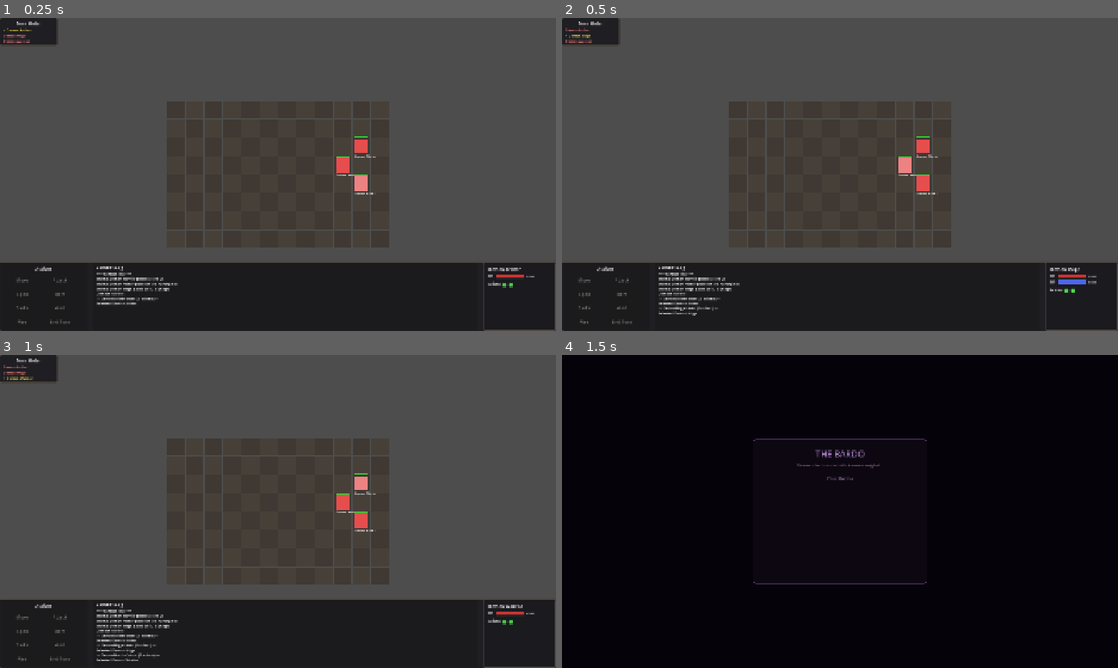
Above: before the commit, frames 1-4 (two rows, left to right).
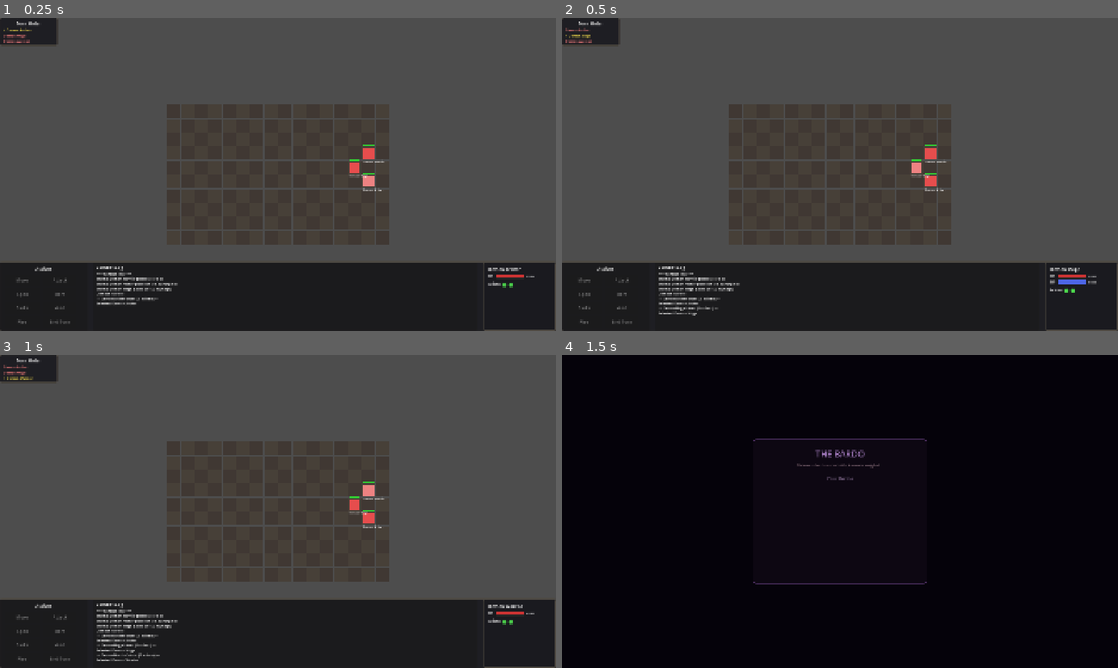
Above: after the commit, the same moments.

Repository: olstach/six_worlds
Game: Godot game, scene res://scenes/combat/combat_arena.tscn
The game is run twice, just before and just after one commit, with the same random seed, the same clock (stepped at 60 frames per second) and the same inputs. This scene is started directly instead of the project's main scene.
Inputs (mouse positions are in pixels of both pictures, inside the frame that each line leads up to):
- Up to frame 1 (0.25 s): no input
- Up to frame 2 (0.5 s): no input
- Up to frame 3 (1 s): tap Enter at 0.5 s; move the mouse to (400, 495) at 0.52 s; hold Right from 0.53 s (still down); tap C at 0.6 s; click (400, 495) at 0.67 s
- Up to frame 4 (1.5 s): release Right at 1.25 s; click "Enter the Bardo" at 1.25 s

The runs differ from the first frame. In frame 1, 1.7% of the frame differs, in the area x 27-70%, y 26-88%; in frame 2, 1.7%; in frame 3, 1.7%; in frame 4, nothing differs.

Commit message:
Add floating action names, bigger grid (16x10), diamond ground effects
- Floating gold spell/item names above casters when casting or using items
- Combat grid expanded from 12x8@64px to 16x10@48px for 8v8 battles
- Deploy zones widened to 4 columns per side, unit size reduced to 38px
- Terrain effects now render as pulsing rotated diamonds instead of flat overlays
- AoE spells and bombs create ground effects matching their damage type
- Terrain damage/heal events logged in combat log

Co-Authored-By: Claude Opus 4.6 <noreply@anthropic.com>

Diff:
--- a/scenes/combat/combat_arena.tscn
+++ b/scenes/combat/combat_arena.tscn
@@ -29,11 +29,11 @@
 
 [node name="CombatGrid" type="Node2D" parent="GridContainer"]
 script = ExtResource("2_grid")
-grid_size = Vector2i(12, 8)
-tile_size = 64
+grid_size = Vector2i(16, 10)
+tile_size = 48
 
 [node name="Camera2D" type="Camera2D" parent="GridContainer"]
-position = Vector2(384, 256)
+position = Vector2(384, 240)
 
 [node name="UILayer" type="CanvasLayer" parent="."]
 layer = 10
--- a/scripts/autoload/combat_manager.gd
+++ b/scripts/autoload/combat_manager.gd
@@ -78,6 +78,18 @@
 }
 const MAX_RANDOM_DROPS: int = 5
 
+# Damage type → terrain effect mapping (only elements that leave ground effects)
+const DAMAGE_TYPE_TO_TERRAIN_EFFECT: Dictionary = {
+	"fire": 1,        # TerrainEffect.FIRE
+	"ice": 2,         # TerrainEffect.ICE
+	"cold": 2,        # TerrainEffect.ICE
+	"poison": 3,      # TerrainEffect.POISON
+	"acid": 4,        # TerrainEffect.ACID
+	"white": 5,       # TerrainEffect.BLESSED
+	"holy": 5,        # TerrainEffect.BLESSED
+	"black": 6,       # TerrainEffect.CURSED
+}
+
 # Deployment state
 var _deployment_phase: bool = false
 var _pending_deployment_units: Array[Node] = []
@@ -647,15 +659,15 @@
 
 	# Visual representation (simple colored rect for now)
 	var visual = ColorRect.new()
-	visual.size = Vector2(48, 48)
-	visual.position = Vector2(-24, -24)
+	visual.size = Vector2(38, 38)
+	visual.position = Vector2(-19, -19)
 	visual.color = Color.BLUE if team == Team.PLAYER else Color.RED
 	unit.add_child(visual)
 
 	# Add name label
 	var label = Label.new()
 	label.text = char_data.get("name", "?")
-	label.position = Vector2(-24, 28)
+	label.position = Vector2(-19, 22)
 	label.add_theme_font_size_override("font_size", 10)
 	unit.add_child(label)
 
@@ -1290,6 +1302,13 @@
 		var effect_result = _apply_spell_effects(caster, target, spell, spellpower_bonus)
 		results.append(effect_result)
 
+	# Create ground effects for AoE spells that deal elemental damage
+	if targeting == "aoe_circle":
+		var spell_damage_type = spell.get("damage_type", "")
+		if spell_damage_type != "":
+			var aoe_radius = spell.get("aoe_radius", 1)
+			_create_ground_effects_from_damage(target_pos, aoe_radius, spell_damage_type, 2)
+
 	# Use action
 	use_action(1)
 
@@ -1690,6 +1709,22 @@
 		CombatGrid.TerrainEffect.ICE:
 			# Ice doesn't deal damage but could apply slowed effect
 			pass
+
+
+## Create ground effects on tiles from AoE damage (fire leaves fire, ice leaves ice, etc.)
+func _create_ground_effects_from_damage(center: Vector2i, radius: int, damage_type: String, duration: int = 2) -> void:
+	if combat_grid == null:
+		return
+
+	var effect_type = DAMAGE_TYPE_TO_TERRAIN_EFFECT.get(damage_type, -1)
+	if effect_type < 0:
+		return  # No ground effect for this damage type (physical, air, space, etc.)
+
+	var tiles_in_area = combat_grid.get_tiles_in_radius(center, radius)
+	for pos in tiles_in_area:
+		var tile = combat_grid.tiles.get(pos)
+		if tile != null and tile.walkable:
+			combat_grid.add_terrain_effect(pos, effect_type, duration)
 
 
 ## Check if unit is currently incapacitated by status effects
@@ -2057,6 +2092,9 @@
 
 		results.append(unit_result)
 
+	# Create ground effects from bomb damage type
+	_create_ground_effects_from_damage(target_pos, aoe_radius, damage_type, 2)
+
 	return {
 		"success": true,
 		"is_bomb": true,
--- a/scripts/combat/combat_arena.gd
+++ b/scripts/combat/combat_arena.gd
@@ -191,6 +191,10 @@
 	CombatManager.status_effect_triggered.connect(_on_status_effect_triggered)
 	CombatManager.status_effect_expired.connect(_on_status_effect_expired)
 
+	# Connect terrain effect signals
+	CombatManager.terrain_damage.connect(_on_terrain_damage)
+	CombatManager.terrain_heal.connect(_on_terrain_heal)
+
 	# Hide spell panel initially
 	spell_panel.hide()
 
@@ -224,7 +228,7 @@
 
 	# Create player units from party
 	var party = CharacterSystem.get_party()
-	var player_start_positions = [Vector2i(1, 2), Vector2i(1, 4), Vector2i(2, 3)]
+	var player_start_positions = [Vector2i(1, 3), Vector2i(1, 5), Vector2i(2, 4)]
 
 	for i in range(mini(party.size(), player_start_positions.size())):
 		var char_data = party[i]
@@ -235,7 +239,7 @@
 		_log_message("Player: %s placed at %s" % [unit.unit_name, player_start_positions[i]])
 
 	# Create test enemies (mix of melee, ranged, and mage)
-	var enemy_start_positions = [Vector2i(10, 2), Vector2i(10, 4), Vector2i(9, 3)]
+	var enemy_start_positions = [Vector2i(14, 3), Vector2i(14, 5), Vector2i(13, 4)]
 
 	for i in range(3):
 		var enemy_def: Dictionary
@@ -286,7 +290,7 @@
 	# Create player units from party
 	var player_units: Array = []
 	var party = CharacterSystem.get_party()
-	var player_start_positions = [Vector2i(1, 2), Vector2i(1, 4), Vector2i(2, 3), Vector2i(0, 3), Vector2i(2, 1), Vector2i(2, 5)]
+	var player_start_positions = [Vector2i(1, 3), Vector2i(1, 5), Vector2i(2, 4), Vector2i(0, 4), Vector2i(2, 2), Vector2i(2, 6), Vector2i(3, 3), Vector2i(3, 5)]
 
 	for i in range(mini(party.size(), player_start_positions.size())):
 		var char_data = party[i]
@@ -298,8 +302,8 @@
 
 	# Place enemies based on their roles (frontline closer, ranged/caster in back)
 	var enemy_units: Array = []
-	var frontline_positions = [Vector2i(9, 2), Vector2i(9, 4), Vector2i(9, 3)]
-	var backline_positions = [Vector2i(11, 2), Vector2i(11, 4), Vector2i(11, 3)]
+	var frontline_positions = [Vector2i(12, 3), Vector2i(12, 5), Vector2i(12, 4), Vector2i(12, 2), Vector2i(12, 6)]
+	var backline_positions = [Vector2i(14, 3), Vector2i(14, 5), Vector2i(14, 4), Vector2i(15, 3), Vector2i(15, 5)]
 	var front_idx = 0
 	var back_idx = 0
 
@@ -325,7 +329,7 @@
 			back_idx += 1
 		else:
 			# Overflow: place in an available spot
-			pos = Vector2i(10, enemy_units.size())
+			pos = Vector2i(13, enemy_units.size())
 
 		combat_grid.place_unit(unit, pos)
 		enemy_units.append(unit)
@@ -342,8 +346,8 @@
 func _generate_combat_terrain(context: Dictionary) -> Dictionary:
 	var dominant = int(context.get("dominant", 0))
 	var counts = context.get("counts", {})
-	var grid_w = combat_grid.grid_size.x  # 12
-	var grid_h = combat_grid.grid_size.y  # 8
+	var grid_w = combat_grid.grid_size.x  # 16
+	var grid_h = combat_grid.grid_size.y  # 10
 
 	var tile_overrides: Dictionary = {}  # "x,y" -> TileType
 	var effects: Array[Dictionary] = []
@@ -365,12 +369,12 @@
 				difficult_budget += count
 			3:  # HILLS -> height variation
 				for i in range(mini(count, 4)):
-					var hx = randi_range(3, grid_w - 4)
+					var hx = randi_range(4, grid_w - 5)
 					var hy = randi_range(1, grid_h - 2)
 					heights.append({"pos": Vector2i(hx, hy), "height": 1})
 			9:  # LAVA -> fire pits
 				for i in range(mini(count / 2, 3)):
-					var lx = randi_range(3, grid_w - 4)
+					var lx = randi_range(4, grid_w - 5)
 					var ly = randi_range(1, grid_h - 2)
 					tile_overrides["%d,%d" % [lx, ly]] = CombatGrid.TileType.PIT
 					effects.append({"pos": Vector2i(lx, ly),
@@ -382,21 +386,21 @@
 	# Place wall obstacles (from mountains/ruins)
 	var walls_to_place = clampi(obstacle_budget / 4, 0, 6)
 	for i in range(walls_to_place):
-		var wx = randi_range(3, grid_w - 4)
+		var wx = randi_range(4, grid_w - 5)
 		var wy = randi_range(1, grid_h - 2)
 		tile_overrides["%d,%d" % [wx, wy]] = CombatGrid.TileType.WALL
 
 	# Place water tiles
 	var water_to_place = clampi(water_budget / 3, 0, 4)
 	for i in range(water_to_place):
-		var wx = randi_range(3, grid_w - 4)
+		var wx = randi_range(4, grid_w - 5)
 		var wy = randi_range(1, grid_h - 2)
 		tile_overrides["%d,%d" % [wx, wy]] = CombatGrid.TileType.WATER
 
 	# Place difficult terrain (from forest/swamp)
 	var diff_to_place = clampi(difficult_budget / 3, 0, 6)
 	for i in range(diff_to_place):
-		var dx = randi_range(2, grid_w - 3)
+		var dx = randi_range(4, grid_w - 5)
 		var dy = randi_range(0, grid_h - 1)
 		tile_overrides["%d,%d" % [dx, dy]] = CombatGrid.TileType.DIFFICULT
 
@@ -404,25 +408,25 @@
 	match dominant:
 		8, 11:  # SNOW, ICE
 			for i in range(randi_range(2, 5)):
-				var ix = randi_range(2, grid_w - 3)
+				var ix = randi_range(4, grid_w - 5)
 				var iy = randi_range(0, grid_h - 1)
 				var key = "%d,%d" % [ix, iy]
 				if not key in tile_overrides:
 					effects.append({"pos": Vector2i(ix, iy),
 						"effect": CombatGrid.TerrainEffect.ICE, "value": 0})
 
-	# Safety: never block deployment zones (columns 0-2 for player, last 3 for enemy)
+	# Safety: never block deployment zones (columns 0-3 for player, last 4 for enemy)
 	for key in tile_overrides.keys():
 		var parts = key.split(",")
 		var kx = int(parts[0])
-		if kx < 3 or kx >= grid_w - 3:
+		if kx < 4 or kx >= grid_w - 4:
 			tile_overrides.erase(key)
 
 	# Also clear effects from deployment zones
 	var safe_effects: Array[Dictionary] = []
 	for eff in effects:
 		var ex = eff.get("pos", Vector2i(-1, -1)).x
-		if ex >= 3 and ex < grid_w - 3:
+		if ex >= 4 and ex < grid_w - 4:
 			safe_effects.append(eff)
 	effects = safe_effects
 
@@ -1037,6 +1041,10 @@
 	var item_name = item.get("name", "Unknown Item")
 	var item_type = item.get("type", "")
 
+	# Show floating item name above user
+	if user.has_method("show_action_name"):
+		user.show_action_name(item_name)
+
 	if item_type == "potion":
 		_log_message("%s uses %s!" % [user.unit_name, item_name])
 		for effect in result.get("effects_applied", []):
@@ -1653,6 +1661,10 @@
 func _on_spell_cast(caster: Node, spell: Dictionary, targets: Array, results: Array) -> void:
 	var spell_name = spell.get("name", "Unknown Spell")
 
+	# Show floating spell name above caster
+	if caster.has_method("show_action_name"):
+		caster.show_action_name(spell_name)
+
 	if targets.is_empty():
 		_log_message("%s casts %s!" % [caster.unit_name, spell_name])
 	else:
@@ -1716,6 +1728,14 @@
 		unit._update_visuals()
 
 
+func _on_terrain_damage(unit: Node, damage: int, effect_name: String) -> void:
+	_log_message("  %s takes %d damage from %s!" % [unit.unit_name, damage, effect_name])
+
+
+func _on_terrain_heal(unit: Node, amount: int, effect_name: String) -> void:
+	_log_message("  %s heals %d from %s!" % [unit.unit_name, amount, effect_name])
+
+
 # ============================================
 # COMBAT REWARDS
 # ============================================
--- a/scripts/combat/combat_grid.gd
+++ b/scripts/combat/combat_grid.gd
@@ -14,8 +14,8 @@
 signal terrain_effect_expired(grid_pos: Vector2i, effect: int)
 
 # Grid configuration
-@export var grid_size: Vector2i = Vector2i(12, 8)
-@export var tile_size: int = 64  # Pixels per tile
+@export var grid_size: Vector2i = Vector2i(16, 10)
+@export var tile_size: int = 48  # Pixels per tile
 
 # Tile data: Dictionary of Vector2i -> GridTile
 var tiles: Dictionary = {}
@@ -55,8 +55,8 @@
 const COLOR_DEPLOY_ENEMY = Color(0.6, 0.3, 0.3, 0.3)  # Red tint for enemy zone
 
 # Deployment zone configuration
-const PLAYER_DEPLOY_COLUMNS: int = 3  # Columns 0-2 for player deployment
-const ENEMY_DEPLOY_COLUMNS: int = 3   # Last 3 columns for enemy deployment
+const PLAYER_DEPLOY_COLUMNS: int = 4  # Columns 0-3 for player deployment
+const ENEMY_DEPLOY_COLUMNS: int = 4   # Last 4 columns for enemy deployment
 
 # Tile types (base terrain)
 enum TileType { FLOOR, WALL, PIT, WATER, DIFFICULT }
@@ -143,7 +143,7 @@
 ## Supports: "size" (Vector2i), "tiles" (dict of "x,y" -> TileType),
 ##           "effects" (array of {pos, effect, value}), "heights" (array of {pos, height})
 func setup_from_map(map_data: Dictionary) -> void:
-	grid_size = map_data.get("size", Vector2i(12, 8))
+	grid_size = map_data.get("size", Vector2i(16, 10))
 	_initialize_grid()
 
 	# Apply tile overrides from map data
@@ -782,30 +782,54 @@
 		effect_layer.add_child(effect_visual)
 
 
-## Create visual for a terrain effect
+## Create visual for a terrain effect — rotated diamond with pulsing alpha
 func _create_effect_visual(grid_pos: Vector2i, effect: int) -> Control:
-	var visual = ColorRect.new()
-	visual.size = Vector2(tile_size - 2, tile_size - 2)
-	visual.position = grid_to_world(grid_pos) + Vector2(1, 1)
-	visual.mouse_filter = Control.MOUSE_FILTER_IGNORE
-
+	# Container centered on the tile (holds the rotated diamond)
+	var container = Control.new()
+	container.size = Vector2(tile_size, tile_size)
+	container.position = grid_to_world(grid_pos)
+	container.mouse_filter = Control.MOUSE_FILTER_IGNORE
+
+	# Diamond shape: a ColorRect rotated 45 degrees, ~45% of tile size
+	var diamond_size = tile_size * 0.45
+	var diamond = ColorRect.new()
+	diamond.size = Vector2(diamond_size, diamond_size)
+	# Center the diamond in the tile, accounting for rotation pivot
+	diamond.position = Vector2(tile_size / 2.0, tile_size / 2.0)
+	diamond.pivot_offset = Vector2(diamond_size / 2.0, diamond_size / 2.0)
+	diamond.position -= diamond.pivot_offset
+	diamond.rotation_degrees = 45
+	diamond.mouse_filter = Control.MOUSE_FILTER_IGNORE
+
+	var color: Color
 	match effect:
 		TerrainEffect.FIRE:
-			visual.color = COLOR_EFFECT_FIRE
+			color = COLOR_EFFECT_FIRE
 		TerrainEffect.ICE:
-			visual.color = COLOR_EFFECT_ICE
+			color = COLOR_EFFECT_ICE
 		TerrainEffect.POISON:
-			visual.color = COLOR_EFFECT_POISON
+			color = COLOR_EFFECT_POISON
 		TerrainEffect.ACID:
-			visual.color = COLOR_EFFECT_ACID
+			color = COLOR_EFFECT_ACID
 		TerrainEffect.BLESSED:
-			visual.color = COLOR_EFFECT_BLESSED
+			color = COLOR_EFFECT_BLESSED
 		TerrainEffect.CURSED:
-			visual.color = COLOR_EFFECT_CURSED
+			color = COLOR_EFFECT_CURSED
 		_:
-			visual.color = Color(0, 0, 0, 0)
-
-	return visual
+			color = Color(0, 0, 0, 0)
+
+	diamond.color = color
+	container.add_child(diamond)
+
+	# Pulsing alpha animation (looping between 0.3 and full alpha)
+	var tween = container.create_tween()
+	tween.set_loops()
+	var base_alpha = color.a
+	var low_alpha = base_alpha * 0.4
+	tween.tween_property(diamond, "modulate:a", low_alpha, 0.8).set_ease(Tween.EASE_IN_OUT).set_trans(Tween.TRANS_SINE)
+	tween.tween_property(diamond, "modulate:a", 1.0, 0.8).set_ease(Tween.EASE_IN_OUT).set_trans(Tween.TRANS_SINE)
+
+	return container
 
 
 ## Add fire tiles in an area (e.g., from fireball)
--- a/scripts/combat/combat_unit.gd
+++ b/scripts/combat/combat_unit.gd
@@ -54,7 +54,7 @@
 var status_indicator: Label
 
 # Visual settings
-const UNIT_SIZE: Vector2 = Vector2(48, 48)
+const UNIT_SIZE: Vector2 = Vector2(38, 38)
 const HEALTH_BAR_HEIGHT: int = 6
 const HEALTH_BAR_OFFSET: int = 4
 
@@ -537,6 +537,26 @@
 	tween.tween_callback(label.queue_free)
 
 
+## Show floating action name (spell/item name) above the unit
+## Gold colored, positioned higher and slightly larger than damage numbers
+const COLOR_ACTION_NAME = Color(0.95, 0.85, 0.3)
+
+func show_action_name(text: String) -> void:
+	var label = Label.new()
+	label.text = text
+	label.position = Vector2(0, -UNIT_SIZE.y / 2 - 35)
+	label.add_theme_font_size_override("font_size", 13)
+	label.add_theme_color_override("font_color", COLOR_ACTION_NAME)
+	label.horizontal_alignment = HORIZONTAL_ALIGNMENT_CENTER
+	add_child(label)
+
+	# Animate: float up and fade out (longer duration to avoid overlap with damage numbers)
+	var tween = create_tween()
+	tween.tween_property(label, "position:y", label.position.y - 25, 1.0)
+	tween.parallel().tween_property(label, "modulate:a", 0, 1.0)
+	tween.tween_callback(label.queue_free)
+
+
 ## Show floating combat text (miss, dodge, block, etc.)
 func show_combat_text(text: String, color: Color = Color(0.9, 0.9, 0.9)) -> void:
 	var label = Label.new()
